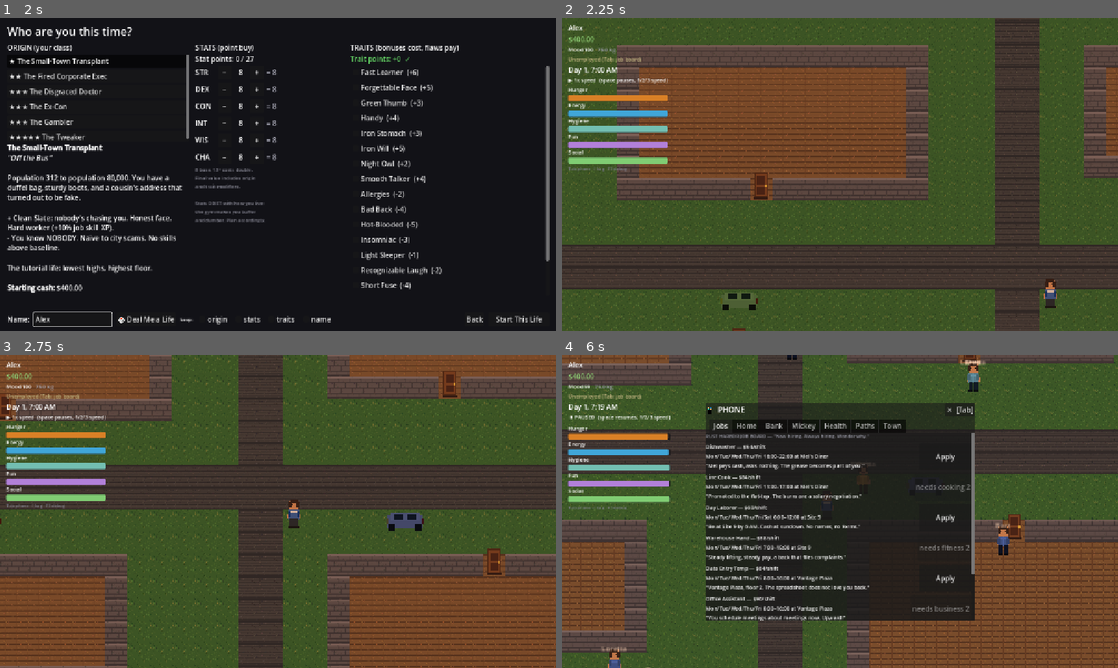
Above: before the commit, frames 1-4 (two rows, left to right).
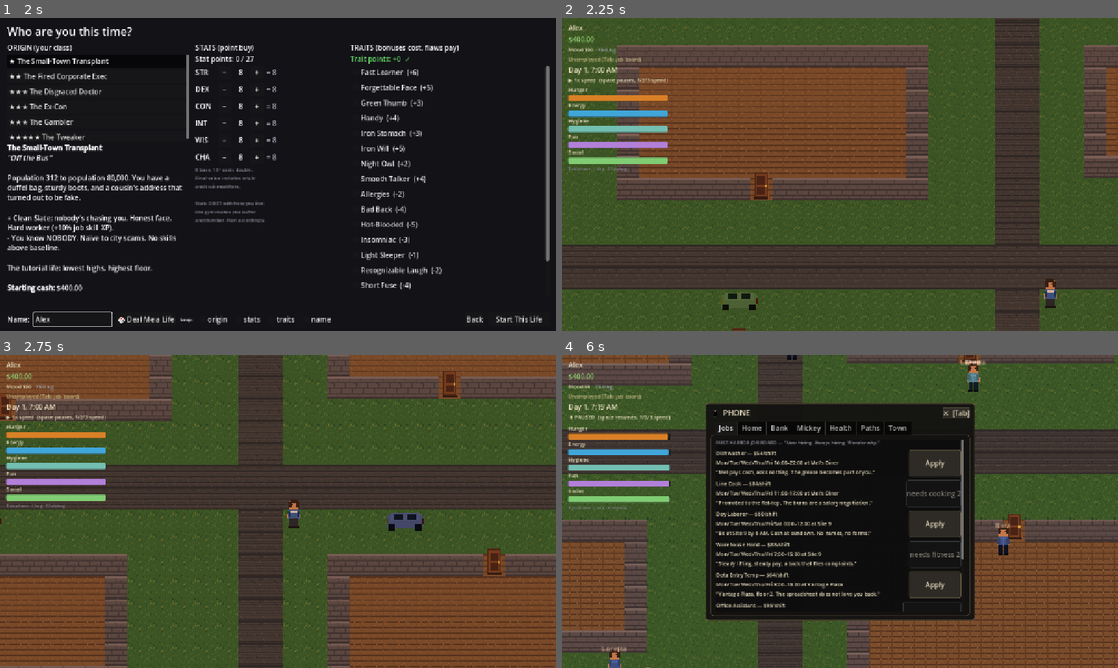
Above: after the commit, the same moments.

Repository: redstonejh/rags
Game: Godot game, scene res://scenes/ui/MainMenu.tscn
Same seed, same stepped clock (60 frames per second), same inputs: the game is played once before the commit and once after it.
Inputs (mouse positions are in pixels of both pictures, inside the frame that each line leads up to):
- Up to frame 1 (2 s): click "New Life" at 0.5 s; click (72, 318) at 1.27 s; type "Alex" at 1.35 s
- Up to frame 2 (2.25 s): click "Start This Life" at 2 s
- Up to frame 3 (2.75 s): no input
- Up to frame 4 (6 s): move the mouse to (962, 495) at 2.77 s; hold D (move_right) 2.78-3.5 s; hold E (interact) 2.78-3.5 s; click (962, 495) at 2.92 s; drag from (728, 527) to (940, 376) at 3.52 s; move the mouse to (895, 442) at 4.27 s; hold D (move_right) 4.28-5 s; tap 3 (time_speed_3) at 4.35 s; drag from (812, 574) to (984, 549) at 5.02 s; move the mouse to (1006, 558) at 5.77 s; hold A (move_left) from 5.78 s (still down); hold Tab (phone) from 5.78 s (still down)

Frame 1 is identical in both runs. In frame 2, 0.3% of the frame differs, in the area x 1-19%, y 2-44%; in frame 3, 0.3%; in frame 4, 13%, in the area x 1-75%, y 2-85%.

Commit message:
Add generated UI icons and runtime theme

Diff:
--- a/scripts/ui/ui_stack.gd
+++ b/scripts/ui/ui_stack.gd
@@ -4,6 +4,13 @@
 ## this node so one modal cannot accidentally unpause another.
 
 const PAUSE_MENU_ID := "pause_menu"
+const RAGS_UI_THEME := preload("res://scripts/ui/ui_theme.gd")
+const ICONS := {
+	"resume": "res://assets/ui/icon_resume.png",
+	"save": "res://assets/ui/icon_save.png",
+	"walk": "res://assets/ui/icon_walk.png",
+	"quit": "res://assets/ui/icon_quit.png",
+}
 
 var _modals := {}
 var _pause_panel: Control = null
@@ -14,6 +21,8 @@
 	layer = 60
 	_build_pause_menu()
 	_pause_panel.visible = false
+	RAGS_UI_THEME.apply_tree(get_parent())
+	get_tree().node_added.connect(_on_node_added)
 
 
 func open_modal(modal_id: String, modal: Node = null, pauses_clock: bool = true) -> void:
@@ -99,9 +108,9 @@
 	title.add_theme_font_size_override("font_size", 26)
 	vbox.add_child(title)
 
-	_add_button(vbox, "Resume", _close_pause_menu)
-	_add_button(vbox, "Save", _save_game)
-	_add_button(vbox, "Walk Away", _walk_away)
+	_add_button(vbox, "Resume", _close_pause_menu, "resume")
+	_add_button(vbox, "Save", _save_game, "save")
+	_add_button(vbox, "Walk Away", _walk_away, "walk")
 
 	var settings := Button.new()
 	settings.text = "Settings"
@@ -109,7 +118,7 @@
 	settings.tooltip_text = "Settings are part of the Phase 0 UI pass."
 	vbox.add_child(settings)
 
-	_add_button(vbox, "Quit to Menu", _quit_to_menu)
+	_add_button(vbox, "Quit to Menu", _quit_to_menu, "quit")
 
 	_toast = Label.new()
 	_toast.horizontal_alignment = HORIZONTAL_ALIGNMENT_CENTER
@@ -119,13 +128,18 @@
 	vbox.add_child(_toast)
 
 
-func _add_button(parent: Node, text: String, action: Callable) -> void:
+func _add_button(parent: Node, text: String, action: Callable, icon_id := "") -> void:
 	var button := Button.new()
 	button.text = text
 	button.custom_minimum_size = Vector2(240, 36)
 	button.size_flags_horizontal = Control.SIZE_SHRINK_CENTER
+	if icon_id != "" and ICONS.has(icon_id):
+		var texture: Texture2D = load(ICONS[icon_id])
+		if texture:
+			button.icon = texture
 	button.pressed.connect(action)
 	parent.add_child(button)
+	RAGS_UI_THEME.apply_control(button)
 
 
 func _save_game() -> void:
@@ -151,3 +165,8 @@
 func _set_pause_message(text: String) -> void:
 	if _toast != null:
 		_toast.text = text
+
+
+func _on_node_added(node: Node) -> void:
+	if node is Control:
+		RAGS_UI_THEME.apply_control(node)
--- /dev/null
+++ b/scripts/ui/ui_theme.gd
@@ -0,0 +1,70 @@
+extends RefCounted
+## Small runtime theme pass for gameplay UI. Most screens are built in code,
+## so this styles controls as they appear instead of requiring a full editor
+## Theme resource pass yet.
+
+const PANEL_BG := Color(0.075, 0.071, 0.067, 0.96)
+const PANEL_BORDER := Color(0.45, 0.39, 0.28, 1.0)
+const BUTTON_BG := Color(0.18, 0.17, 0.15, 1.0)
+const BUTTON_HOVER := Color(0.27, 0.24, 0.19, 1.0)
+const BUTTON_PRESSED := Color(0.42, 0.22, 0.17, 1.0)
+const TEXT := Color(0.9, 0.86, 0.74, 1.0)
+const TEXT_DIM := Color(0.62, 0.6, 0.55, 1.0)
+
+
+static func apply_tree(root: Node) -> void:
+	if root == null:
+		return
+	if root is Control:
+		apply_control(root)
+	for child in root.get_children():
+		apply_tree(child)
+
+
+static func apply_control(control: Control) -> void:
+	if control.has_meta("rags_themed"):
+		return
+	control.set_meta("rags_themed", true)
+	if control is PanelContainer:
+		control.add_theme_stylebox_override("panel", _panel_style())
+	elif control is Button:
+		_style_button(control)
+	elif control is TabContainer:
+		control.add_theme_stylebox_override("panel", _panel_style())
+	elif control is ScrollContainer:
+		control.add_theme_stylebox_override("panel", _flat(Color(0.04, 0.04, 0.045, 0.55), 4, 0))
+	elif control is Label:
+		if not control.has_theme_color_override("font_color"):
+			control.add_theme_color_override("font_color", TEXT)
+
+
+static func _style_button(button: Button) -> void:
+	button.add_theme_stylebox_override("normal", _flat(BUTTON_BG, 4, 1, PANEL_BORDER))
+	button.add_theme_stylebox_override("hover", _flat(BUTTON_HOVER, 4, 1, PANEL_BORDER.lightened(0.2)))
+	button.add_theme_stylebox_override("pressed", _flat(BUTTON_PRESSED, 4, 1, Color(0.7, 0.35, 0.25)))
+	button.add_theme_stylebox_override("disabled", _flat(Color(0.08, 0.08, 0.08, 0.85), 4, 1, Color(0.2, 0.2, 0.2)))
+	button.add_theme_color_override("font_color", TEXT)
+	button.add_theme_color_override("font_hover_color", TEXT.lightened(0.12))
+	button.add_theme_color_override("font_pressed_color", Color(1.0, 0.92, 0.78))
+	button.add_theme_color_override("font_disabled_color", TEXT_DIM.darkened(0.25))
+	button.add_theme_constant_override("h_separation", 8)
+
+
+static func _panel_style() -> StyleBoxFlat:
+	var style := _flat(PANEL_BG, 6, 1, PANEL_BORDER)
+	style.content_margin_left = 12
+	style.content_margin_right = 12
+	style.content_margin_top = 10
+	style.content_margin_bottom = 10
+	return style
+
+
+static func _flat(color: Color, radius: int, border: int = 0,
+		border_color: Color = Color.TRANSPARENT) -> StyleBoxFlat:
+	var style := StyleBoxFlat.new()
+	style.bg_color = color
+	style.set_corner_radius_all(radius)
+	if border > 0:
+		style.set_border_width_all(border)
+		style.border_color = border_color
+	return style
Binary file added: assets/ui/icon_quit.png
Not shown, added: assets/ui/icon_quit.png.import
Binary file added: assets/ui/icon_resume.png
Not shown, added: assets/ui/icon_resume.png.import
Binary file added: assets/ui/icon_save.png
Not shown, added: assets/ui/icon_save.png.import
Binary file added: assets/ui/icon_walk.png
Not shown, added: assets/ui/icon_walk.png.import
Not shown, added: scripts/ui/ui_theme.gd.uid
Not shown, changed: docs/PROGRESS.md
Not shown, changed: docs/REBUILD_PLAN.md
Not shown, changed: tools/artgen/generate_assets.py
